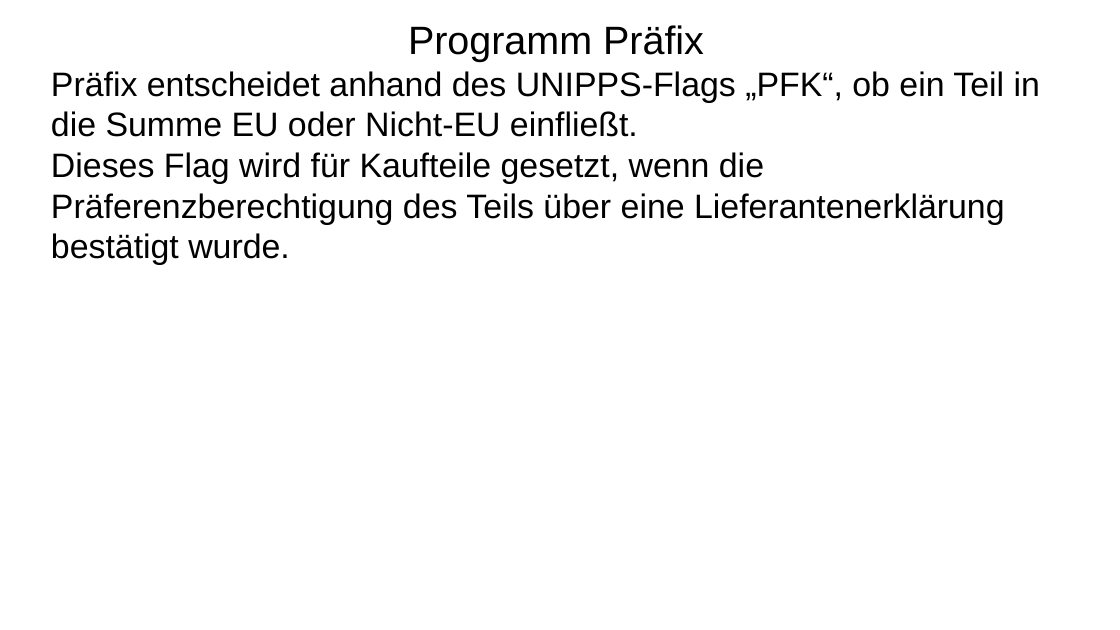
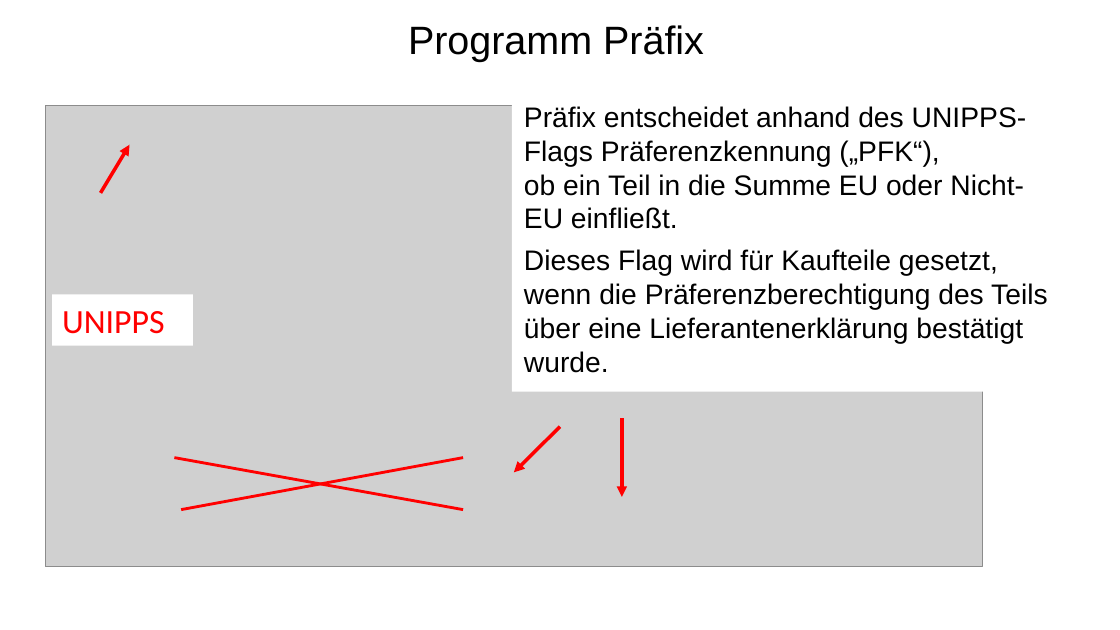
Before and after one commit to KlausEtscheidt/Zoll, a slide deck: slide 8 of LieferErklaer/doku/Hintergrund/Ueberblick_Präferenzberechtigung.pptx. Drawn at 1120x630 pixels with LibreOffice and Linux fonts; fonts in the diff are those of the drawing; grey boxes stand for pictures. Boxes give left, top, right and bottom in pixels: in the first picture for what was removed or moved away, otherwise in the second. Text is boxed around its words. In the diff, an @@ line names an element or a change of style, - is before the commit and + after.

```diff
--- a/LieferErklaer/doku/Hintergrund/Ueberblick_Präferenzberechtigung.pptx
+++ b/LieferErklaer/doku/Hintergrund/Ueberblick_Präferenzberechtigung.pptx
@@ rectangle "Präfix entscheidet anhand des UNIPPS-Flags ...": place and size @@
-rectangle "Präfix entscheidet anhand des UNIPPS-Flags ..." at [51, 71, 1040, 265]
+rectangle "Präfix entscheidet anhand des UNIPPS-Flags ..." at [512, 85, 1060, 392]
@@ rectangle "Präfix entscheidet anhand des UNIPPS-Flags ..." at [512, 85, 1060, 392]: fill none to #FFFFFF @@
@@ picture added at [46, 106, 983, 567] @@
@@ text in rectangle at [524, 106, 1027, 229]: text changed; size 24 to 20 pt @@
-Präfix entscheidet anhand des UNIPPS-Flags „PFK“, ob ein Teil in die Summe EU oder Nicht-EU einfließt.
+Präfix entscheidet anhand des UNIPPS-Flags Präferenzkennung („PFK“),
+ob ein Teil in die Summe EU oder Nicht-EU einfließt.
@@ arrow added from (101, 193) to (129, 145), #FF0000 2.5 pt @@
@@ text in rectangle at [524, 249, 1047, 373]: size 24 to 20 pt, highlight none to #000000 in "Dieses Flag wird für Kaufteile gesetzt, wenn ..."; indent changed; more space between paragraphs @@
@@ rectangle added at [52, 295, 193, 346], fill #FFFFFF, 24 pt, text #FF0000 @@
+UNIPPS
@@ arrow added from (622, 419) to (622, 497), #FF0000 2.5 pt @@
@@ arrow added from (560, 427) to (514, 473), #FF0000 2.5 pt @@
@@ line added from (175, 458) to (463, 510), #FF0000 2 pt @@
@@ line added from (181, 510) to (463, 458), #FF0000 2 pt @@
```
Also in this commit, not shown: 17 other slides changed, 27 other files.
